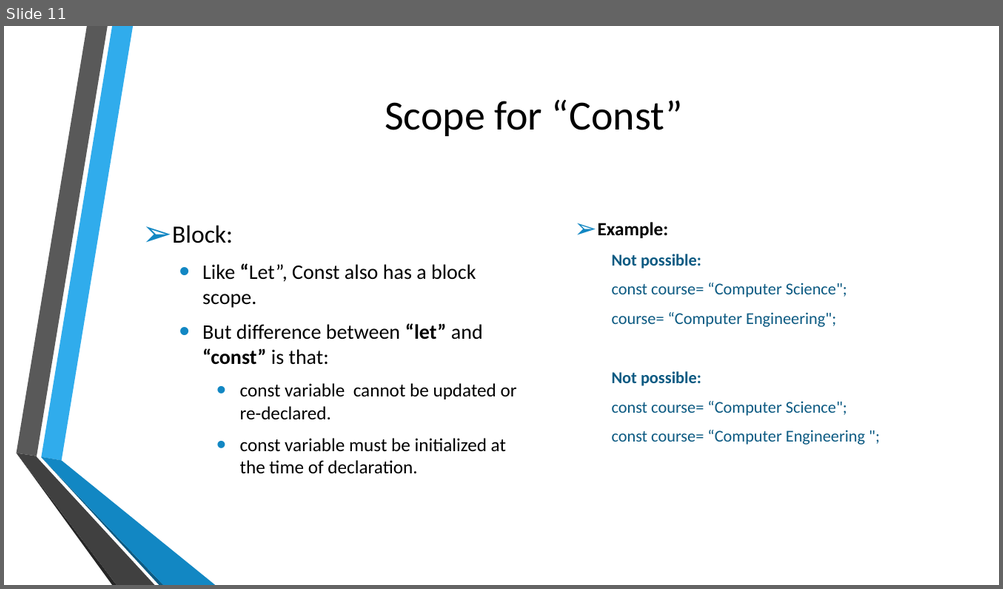
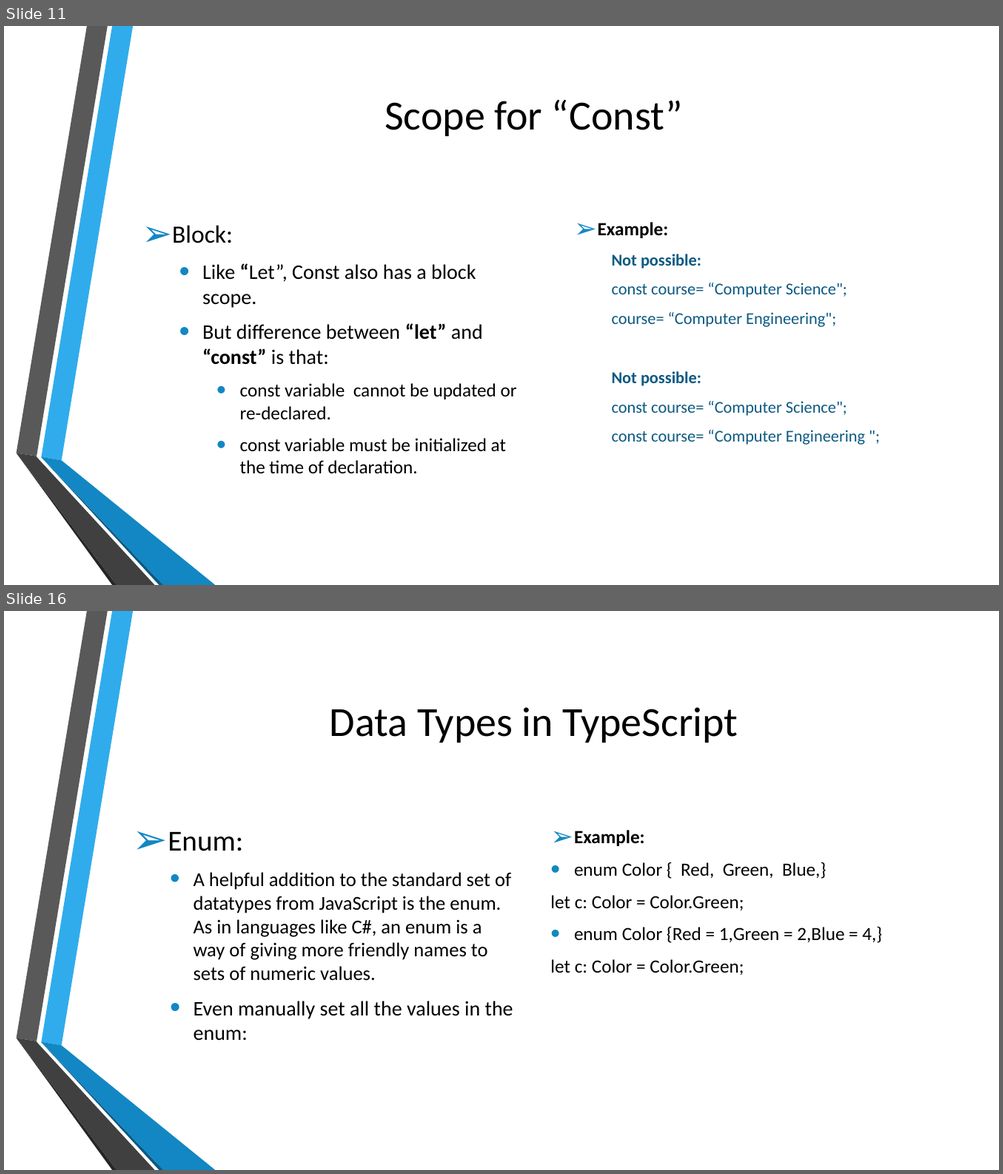
Before and after one commit to kalyank12/SoftwareParadigms, a slide deck: PPT/Group02-Component1.pptx. Shown one above the other, each under a label of ours: slide 11 before the commit, slides 11 and 16 after it; the slides between them are not shown. The pictures are 1003x589 and 1003x1174 pixels, drawn with LibreOffice and Linux fonts; fonts in the diff are those of the drawing; background and template pictures are left out. Boxes give left, top, right and bottom in pixels: in the first picture for what was removed or moved away, otherwise in the second. Text is boxed around its words. In the diff, an @@ line names an element or a change of style, - is before the commit and + after.

```diff
--- a/PPT/Group02-Component1.pptx
+++ b/PPT/Group02-Component1.pptx
@@ slide 16 added at [4, 611, 999, 1170], background picture (left out); not listed: 6 template elements that a slide beside it also shows @@
@@ title added at [330, 707, 738, 743], 40 pt, text #000000 @@
+Data Types in TypeScript
@@ text added at [168, 832, 513, 1041], 19 pt, text #000000 @@
+➢ Enum:
+  • A helpful addition to the standard set of datatypes from JavaScript is the enum. As in languages like C#, an enum is a way of giving more friendly names to sets of numeric values.
+  • Even manually set all the values in the enum:
@@ text added at [550, 830, 882, 975], 18 pt, text #000000 @@
+➢ Example:
+• enum Color { Red, Green, Blue,}
+let c: Color = Color.Green;
+• enum Color {Red = 1,Green = 2,Blue = 4,}
+let c: Color = Color.Green;
```
Also in this commit, not shown: 10 other slides added.
